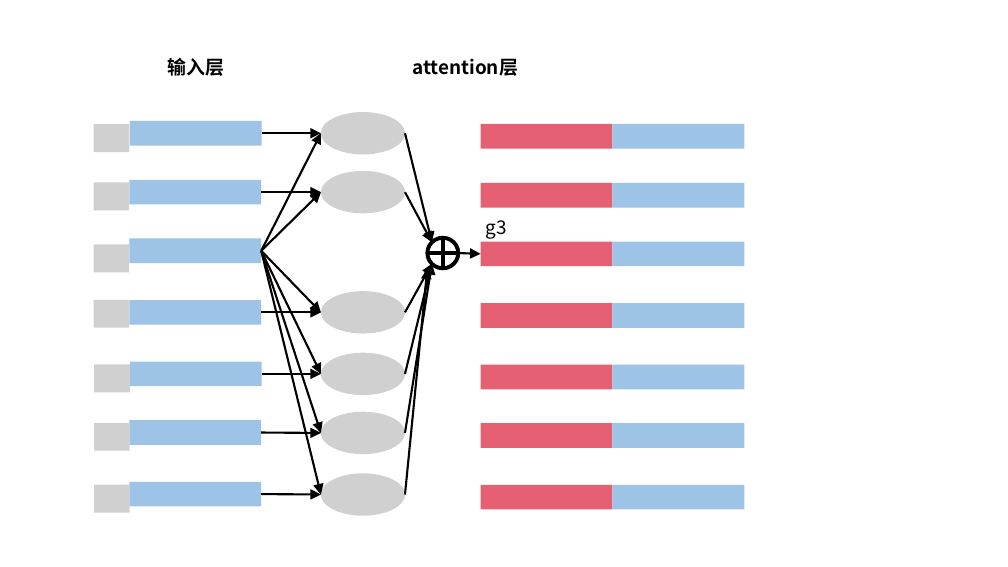
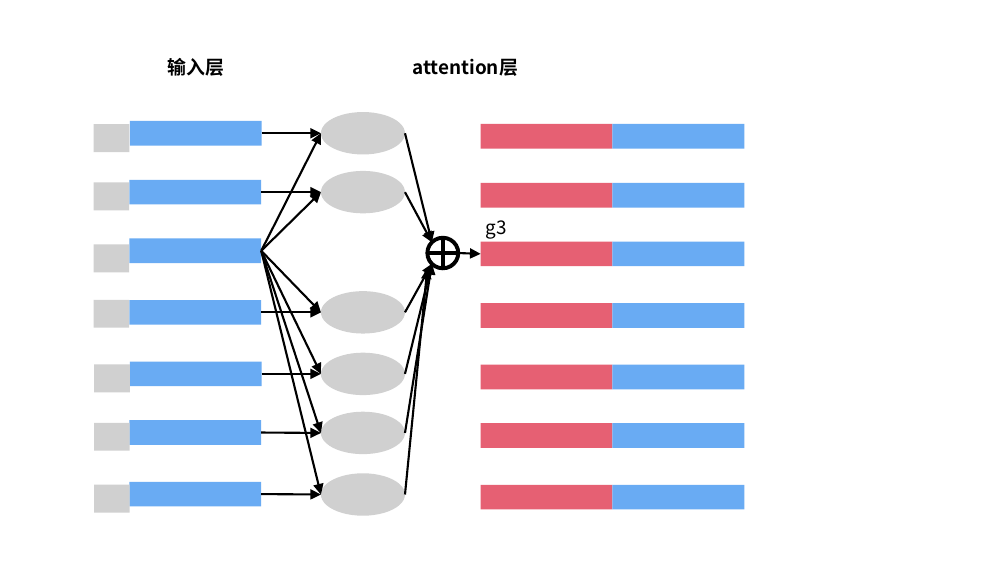
Before and after one commit to weixiao2333/zjuthesis-mphil, a slide deck: slide 5 of 论文图.pptx (slide 4 before the commit). Drawn at 1008x567 pixels with LibreOffice and Linux fonts; fonts in the diff are those of the drawing; grey boxes stand for pictures. Boxes give left, top, right and bottom in pixels: in the first picture for what was removed or moved away, otherwise in the second. Text is boxed around its words. In the diff, an @@ line names an element or a change of style, - is before the commit and + after.

```diff
--- a/论文图.pptx
+++ b/论文图.pptx
@@ fill #9DC3E6 to #69ABF3 in 14 elements at <box>130,121,262,146</box>, <box>129,180,261,205</box>, <box>129,238,261,263</box>, <box>129,300,261,325</box>, <box>130,361,262,386</box>, <box>129,420,261,445</box>, <box>129,482,261,507</box>, <box>613,124,744,149</box>, <box>613,183,744,208</box>, <box>613,242,744,267</box>, <box>613,303,744,328</box>, <box>613,364,744,389</box>, <box>613,423,744,448</box>, <box>613,485,744,510</box> @@
```
Also in this commit, not shown: 2 other slides changed, 1 slide added, 6 other files.
